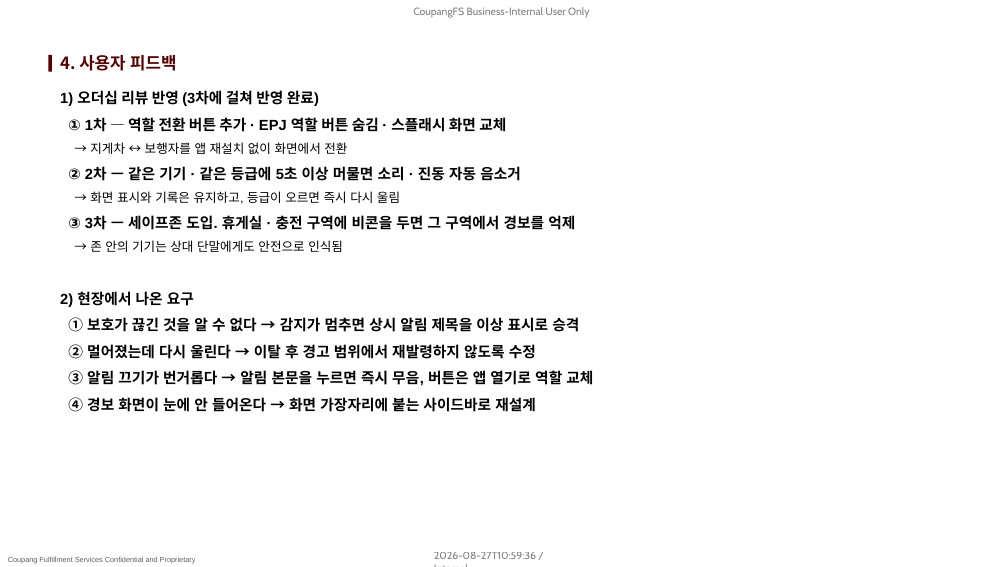
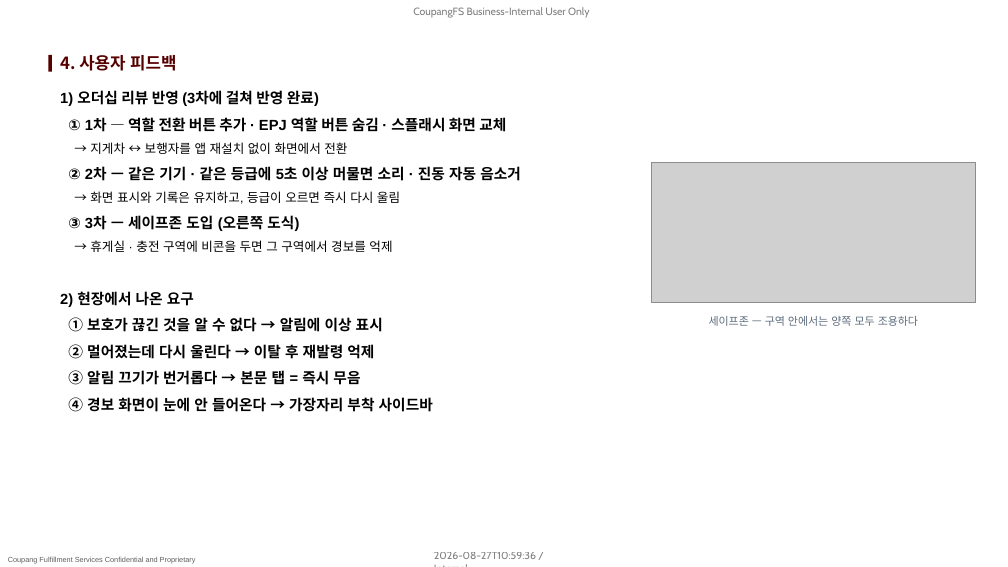
Before and after one commit to pslymzero-cyber/SafeAlert, a slide deck: slide 6 of docs/presentation/company_form/SafeAlert_보고_2026.08.pptx. Drawn at 1008x567 pixels with LibreOffice and Linux fonts; fonts in the diff are those of the drawing; grey boxes stand for pictures; background and template pictures are left out. Boxes give left, top, right and bottom in pixels: in the first picture for what was removed or moved away, otherwise in the second. Text is boxed around its words. In the diff, an @@ line names an element or a change of style, - is before the commit and + after.

```diff
--- a/docs/presentation/company_form/SafeAlert_보고_2026.08.pptx
+++ b/docs/presentation/company_form/SafeAlert_보고_2026.08.pptx
@@ picture added at <box>652,163,975,302</box> @@
@@ text at <box>68,215,392,252</box>: text changed; size 14 to 12 pt; bold off @@
-③ 3차 — 세이프존 도입. 휴게실 · 충전 구역에 비콘을 두면 그 구역에서 경보를 억제
-→ 존 안의 기기는 상대 단말에게도 안전으로 인식됨
+③ 3차 — 세이프존 도입 (오른쪽 도식)
+→ 휴게실 · 충전 구역에 비콘을 두면 그 구역에서 경보를 억제
@@ text at <box>68,317,433,412</box>: text changed @@
-① 보호가 끊긴 것을 알 수 없다 → 감지가 멈추면 상시 알림 제목을 이상 표시로 승격
-② 멀어졌는데 다시 울린다 → 이탈 후 경고 범위에서 재발령하지 않도록 수정
-③ 알림 끄기가 번거롭다 → 알림 본문을 누르면 즉시 무음, 버튼은 앱 열기로 역할 교체
-④ 경보 화면이 눈에 안 들어온다 → 화면 가장자리에 붙는 사이드바로 재설계
+① 보호가 끊긴 것을 알 수 없다 → 알림에 이상 표시
+② 멀어졌는데 다시 울린다 → 이탈 후 재발령 억제
+③ 알림 끄기가 번거롭다 → 본문 탭 = 즉시 무음
+④ 경보 화면이 눈에 안 들어온다 → 가장자리 부착 사이드바
@@ text added at <box>709,316,918,326</box>, 10.5 pt, text #5D6D7E @@
+세이프존 — 구역 안에서는 양쪽 모두 조용하다
```
Also in this commit, not shown: 4 other slides changed, 12 other files.
